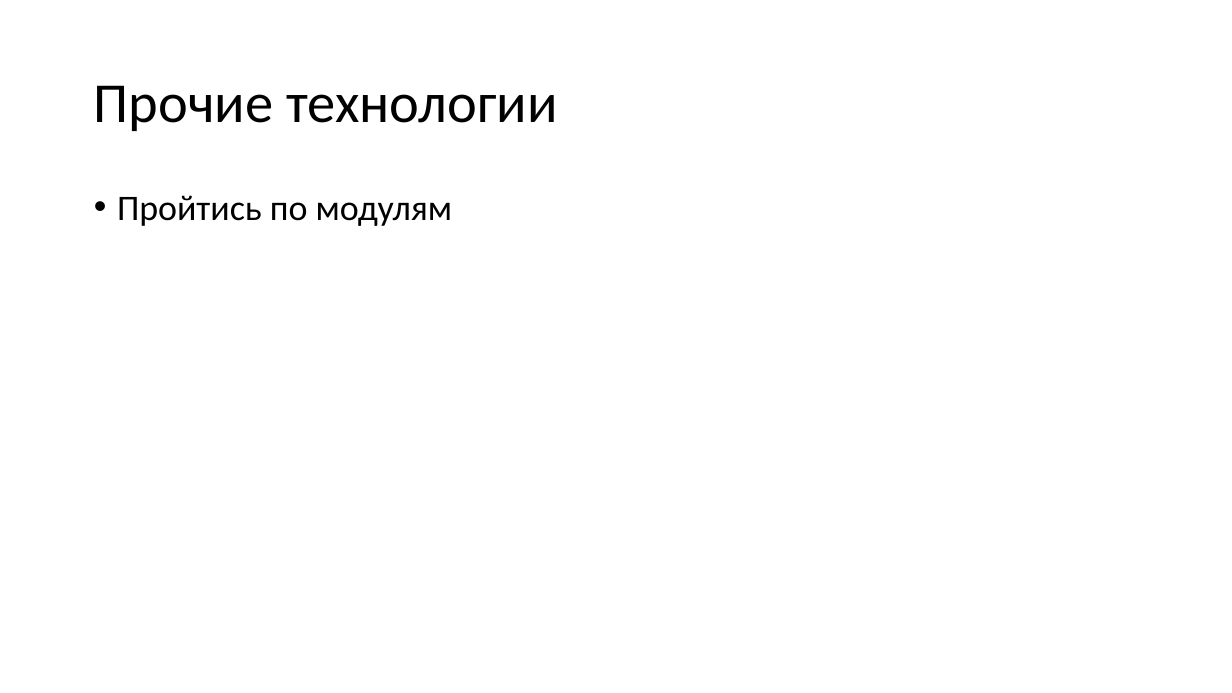
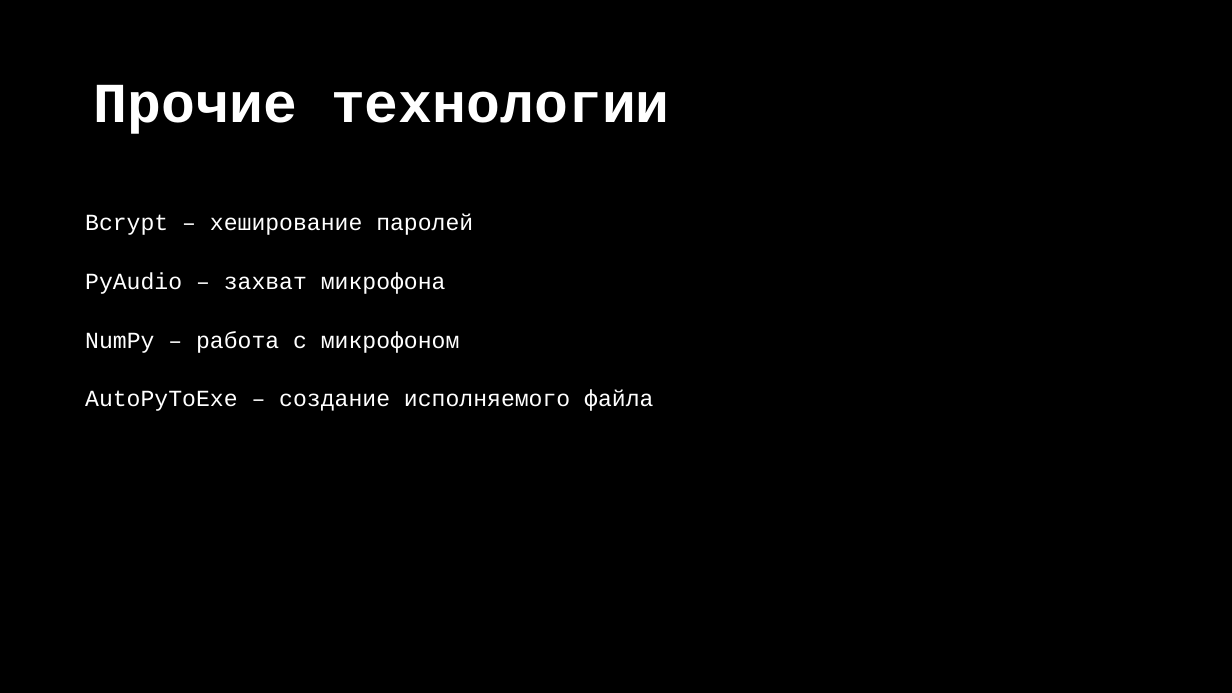
Before and after one commit to txtXD949/parafect, a slide deck: slide 13 of docs/Parafect.pptx. Drawn at 1232x693 pixels with LibreOffice and Linux fonts; fonts in the diff are those of the drawing. Boxes give left, top, right and bottom in pixels: in the first picture for what was removed or moved away, otherwise in the second. Text is boxed around its words. In the diff, an @@ line names an element or a change of style, - is before the commit and + after.

```diff
--- a/docs/Parafect.pptx
+++ b/docs/Parafect.pptx
@@ background #FFFFFF to #000000 @@
@@ title "Прочие технологии" at <box>94,84,670,134</box>: font Calibri to Courier New, text colour #000000 to #FFFFFF, bold on @@
@@ text removed at <box>117,195,453,226</box> @@
-• Пройтись по модулям
@@ text added at <box>85,213,473,235</box>, 18 pt, text #FFFFFF @@
+Bcrypt – хеширование паролей
@@ text added at <box>85,272,446,294</box>, 18 pt, text #FFFFFF @@
+PyAudio – захват микрофона
@@ text added at <box>85,331,460,353</box>, 18 pt, text #FFFFFF @@
+NumPy – работа с микрофоном
@@ text added at <box>85,390,653,411</box>, 18 pt, text #FFFFFF @@
+AutoPyToExe – создание исполняемого файла
```
Also in this commit, not shown: 3 other slides changed, 7 slides added, 7 slides removed, 4 other files.
